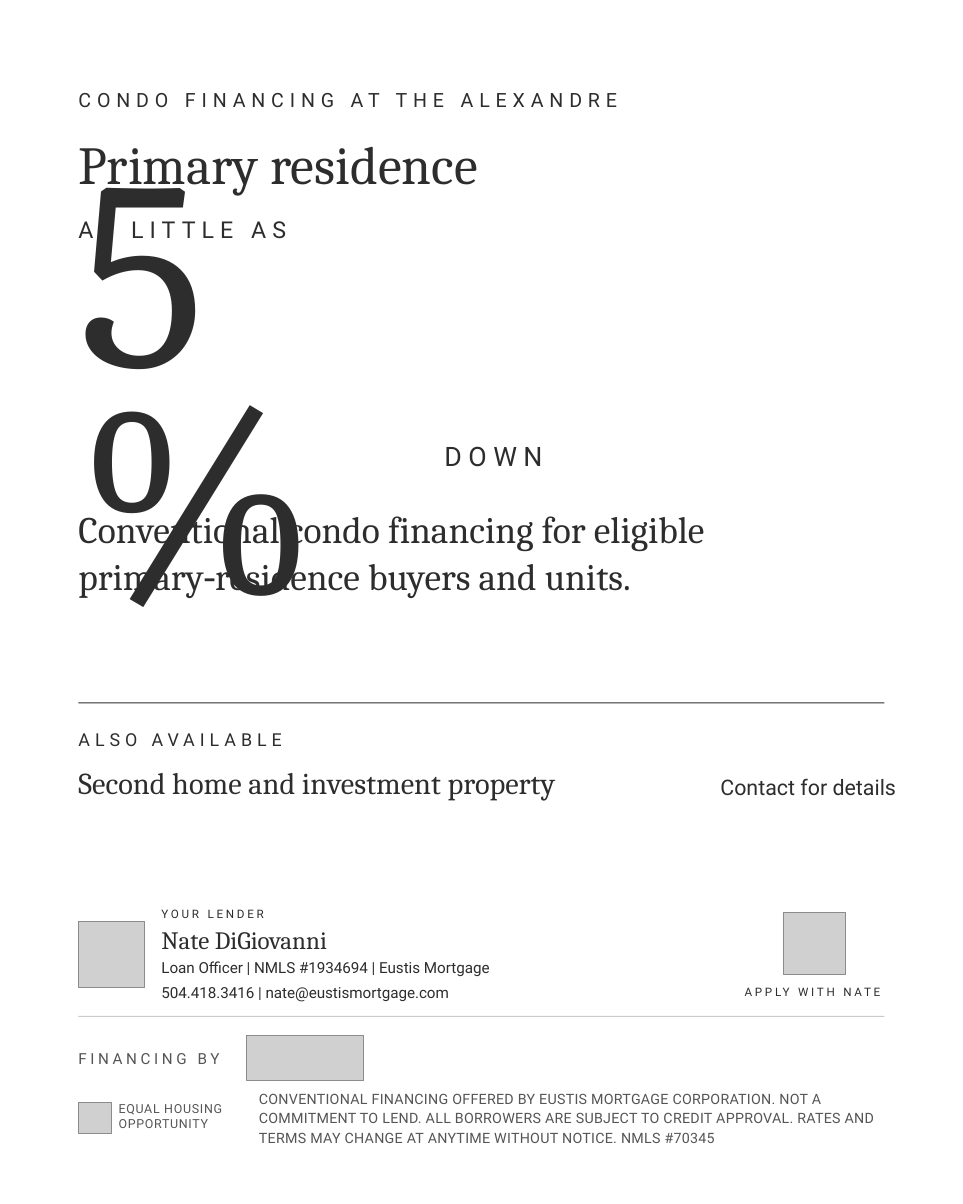
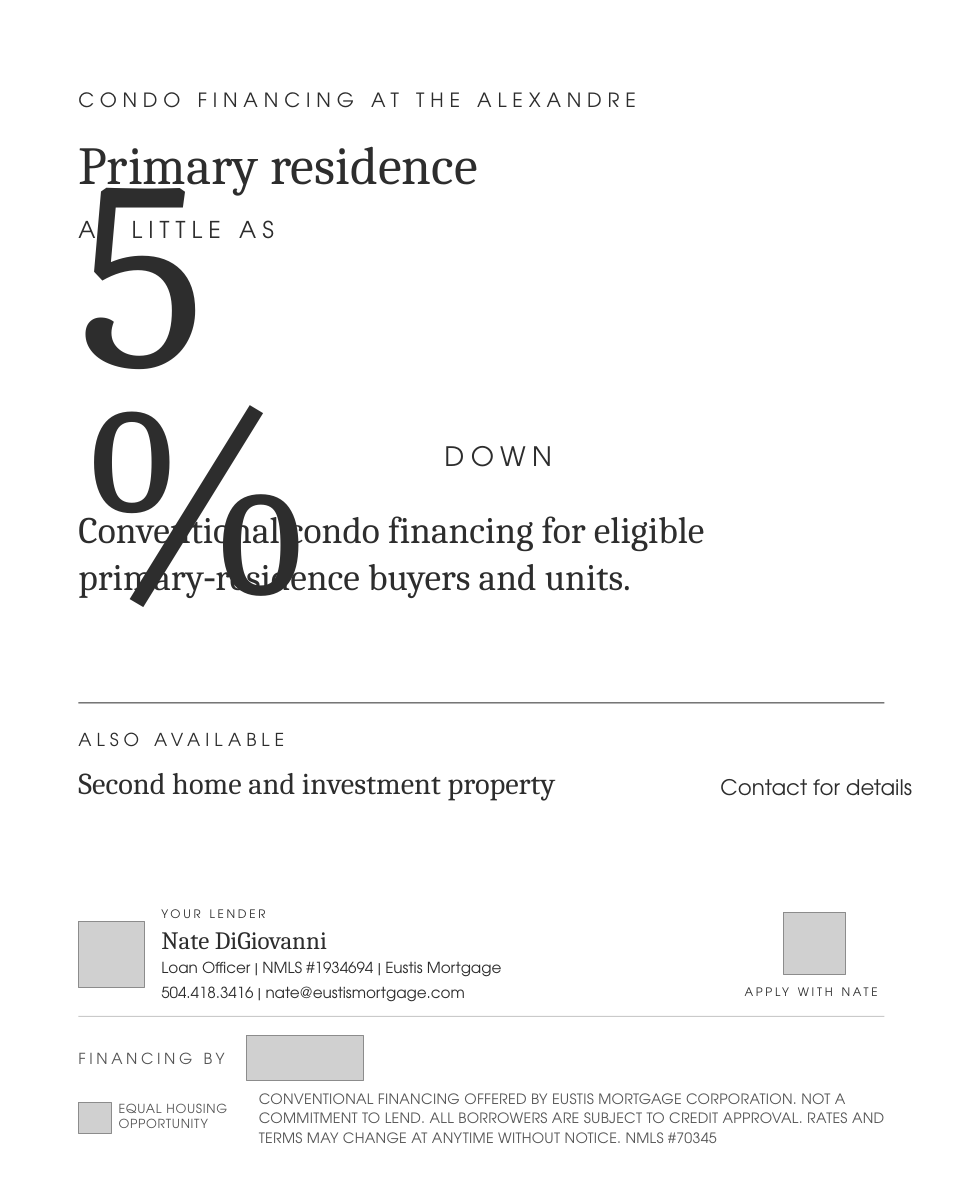
Before and after one commit to Heatherg19/test, a slide deck: slide 2 of alx/The-Alexandre-Carousel.pptx. Drawn at 963x1204 pixels with LibreOffice and Linux fonts; fonts in the diff are those of the drawing; grey boxes stand for pictures. Boxes give left, top, right and bottom in pixels: in the first picture for what was removed or moved away, otherwise in the second. Text is boxed around its words. In the diff, an @@ line names an element or a change of style, - is before the commit and + after.

```diff
--- a/alx/The-Alexandre-Carousel.pptx
+++ b/alx/The-Alexandre-Carousel.pptx
@@ font Roboto to TeX Gyre Adventor in 12 elements at [119, 1103, 227, 1128], [259, 1093, 884, 1143], [161, 986, 465, 1002], [79, 728, 335, 751], [161, 961, 502, 977], [78, 92, 636, 108], [745, 984, 916, 1000], [720, 779, 912, 796], [78, 214, 274, 249], [78, 1052, 225, 1064], [444, 446, 552, 467], [161, 909, 266, 918] @@
```
Also in this commit, not shown: 3 other slides changed, 5 other files.
